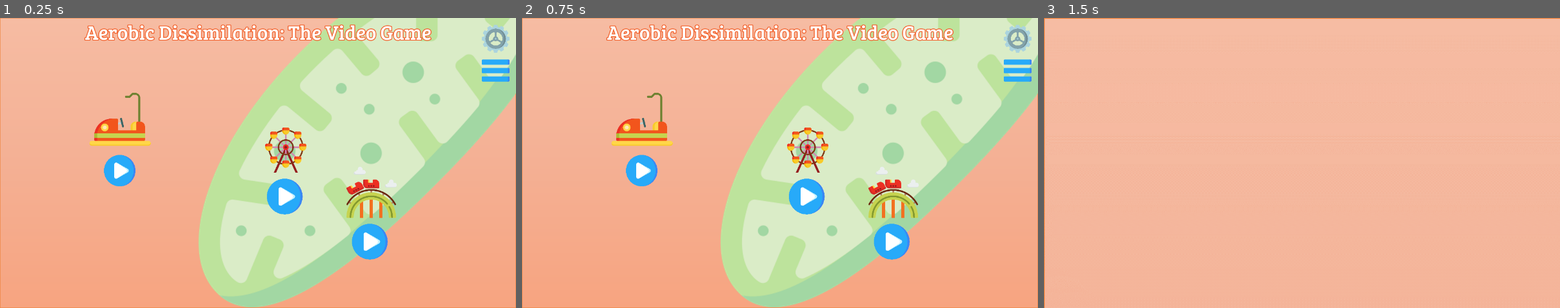
Above: before the commit, frames 1-3 (left to right).
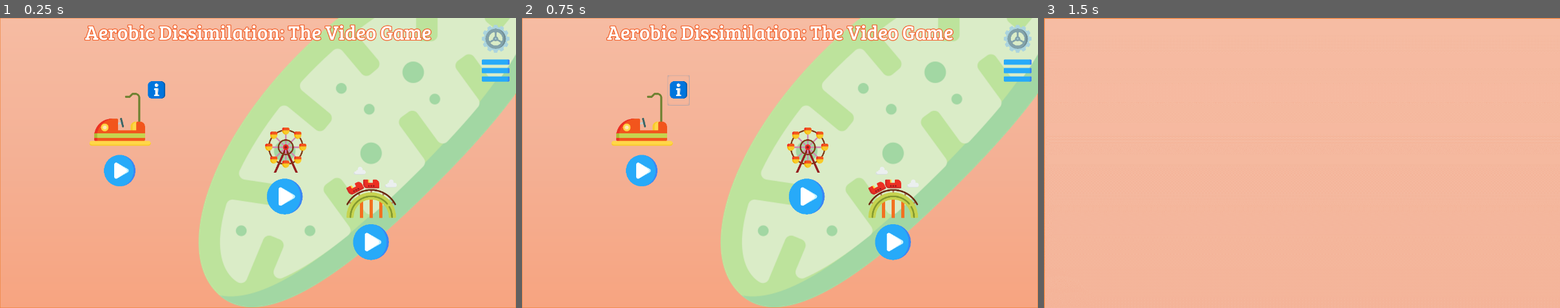
Above: after the commit, the same moments.

Repository: JJWRoeloffs/AerobicDissimilationGame
Game: Godot game, scene res://src/scenes/Main.tscn
The game is run twice, just before and just after one commit, with the same random seed, the same clock (stepped at 60 frames per second) and the same inputs.
Inputs (mouse positions are in pixels of both pictures, inside the frame that each line leads up to):
- Up to frame 1 (0.25 s): no input
- Up to frame 2 (0.75 s): click (676, 90) at 0.52 s
- Up to frame 3 (1.5 s): click (1162, 171) at 1.25 s

The runs differ from the first frame. In frame 1, 0.4% of the frame differs, in the area x 28-76%, y 21-84%; in frame 2, 0.4%, in the area x 28-76%, y 19-84%; in frame 3, nothing differs.

Commit message:
Started with info button and popup menu

Diff:
--- /dev/null
+++ b/src/buttons/InfoButton.gd
@@ -0,0 +1,13 @@
+tool
+extends Button
+
+export(String, FILE) var next_scene_path: = ""
+
+func _on_button_up() -> void:
+    get_tree().change_scene(next_scene_path)
+
+func _get_configuration_warning() -> String:
+    if next_scene_path == "":
+        return "next_scene_path has to be set for button to work"
+    else:
+        return ""
--- a/src/scenes/menu/CellMap.tscn
+++ b/src/scenes/menu/CellMap.tscn
@@ -1,10 +1,12 @@
-[gd_scene load_steps=6 format=2]
+[gd_scene load_steps=8 format=2]
 
 [ext_resource path="res://assets/images/cell_map_background.png" type="Texture" id=1]
 [ext_resource path="res://assets/images/menu.png" type="Texture" id=2]
 [ext_resource path="res://assets/images/settings.png" type="Texture" id=3]
 [ext_resource path="res://assets/fonts/aerobic_dissimilation_theme.tres" type="Theme" id=4]
 [ext_resource path="res://src/buttons/PlayButton.tscn" type="PackedScene" id=5]
+[ext_resource path="res://assets/images/info.png" type="Texture" id=6]
+[ext_resource path="res://src/buttons/InfoButton.gd" type="Script" id=7]
 
 [node name="CellMap" type="Control"]
 margin_right = 1280.0
@@ -79,8 +81,21 @@
 next_scene_path = "res://src/scenes/citric_acid_cycle/start_citric_acid_cycle.tscn"
 
 [node name="PlayButton3" parent="." instance=ExtResource( 5 )]
-anchor_left = 0.6775
-anchor_top = 0.702278
-anchor_right = 0.755751
-anchor_bottom = 0.841278
+anchor_left = 0.679844
+anchor_top = 0.703667
+anchor_right = 0.758095
+anchor_bottom = 0.842667
 next_scene_path = "res://src/scenes/oxidative_phosphorilation/start_ox_phor.tscn"
+
+[node name="InfoButton" type="Button" parent="."]
+anchor_left = 0.282031
+anchor_top = 0.197222
+anchor_right = 0.325
+anchor_bottom = 0.301389
+icon = ExtResource( 6 )
+flat = true
+expand_icon = true
+script = ExtResource( 7 )
+__meta__ = {
+"_edit_use_anchors_": true
+}
--- /dev/null
+++ b/src/scenes/menu/info_menu.tscn
@@ -0,0 +1,47 @@
+[gd_scene load_steps=3 format=2]
+
+[ext_resource path="res://assets/fonts/aerobic_dissimilation_theme.tres" type="Theme" id=1]
+[ext_resource path="res://assets/images/yellow_background.png" type="Texture" id=2]
+
+[node name="InfoMenu" type="Node2D"]
+position = Vector2( 0, -1 )
+
+[node name="InfoMenuControl" type="Control" parent="."]
+margin_right = 502.0
+margin_bottom = 723.0
+
+[node name="TextureRect" type="TextureRect" parent="InfoMenuControl"]
+anchor_right = 1.0
+anchor_bottom = 1.0
+texture = ExtResource( 2 )
+expand = true
+stretch_mode = 2
+
+[node name="VBoxContainer" type="VBoxContainer" parent="InfoMenuControl"]
+anchor_right = 1.0
+anchor_bottom = 1.0
+margin_left = 33.0
+margin_top = 29.0
+margin_right = -44.0
+margin_bottom = -43.0
+
+[node name="InfoTitle" type="RichTextLabel" parent="InfoMenuControl/VBoxContainer"]
+margin_right = 425.0
+margin_bottom = 70.0
+focus_mode = 2
+size_flags_horizontal = 3
+theme = ExtResource( 1 )
+text = "Glycolysis"
+fit_content_height = true
+selection_enabled = true
+override_selected_font_color = true
+
+[node name="InfoText" type="RichTextLabel" parent="InfoMenuControl/VBoxContainer"]
+margin_top = 74.0
+margin_right = 425.0
+margin_bottom = 651.0
+size_flags_horizontal = 3
+size_flags_vertical = 3
+theme = ExtResource( 1 )
+custom_colors/default_color = Color( 0, 0, 0, 1 )
+text = "Glycolysis is the metabolic pathway that converts glucose (C6H12O6) into pyruvate (CH3COCO2H). The free energy released in this process is used to form the high-energy molecules adenosine triphosphate (ATP) and reduced nicotinamide adenine dinucleotide (NADH).[1] Glycolysis is a sequence of ten reactions catalyzed by enzymes. Capture of bond energy of carbohydrates."
Binary file added: assets/images/yellow_background.png
Not shown, added: assets/images/yellow_background.png.import
Not shown, added: assets/texts/Test.txt
Empty file added: src/scenes/menu/InfoText.gd
